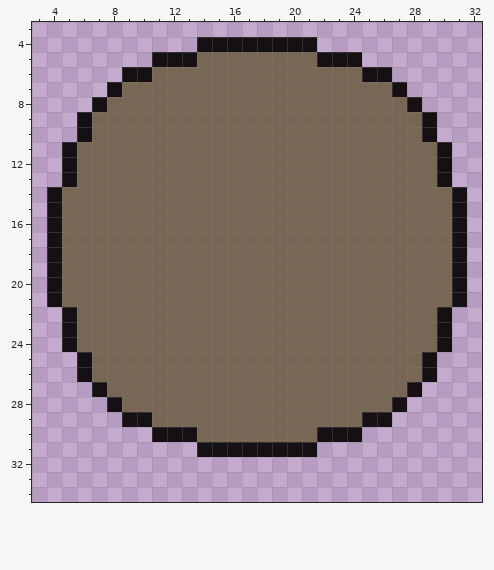
File history of a pixel-art sprite, assets/coins/diobol.png. The first picture shows the starting point.
The file is 36x36 pixels. Shown: x 3..32, y 3..34. The old version is drawn lined up with the new one, on the new canvas.
After the commit:
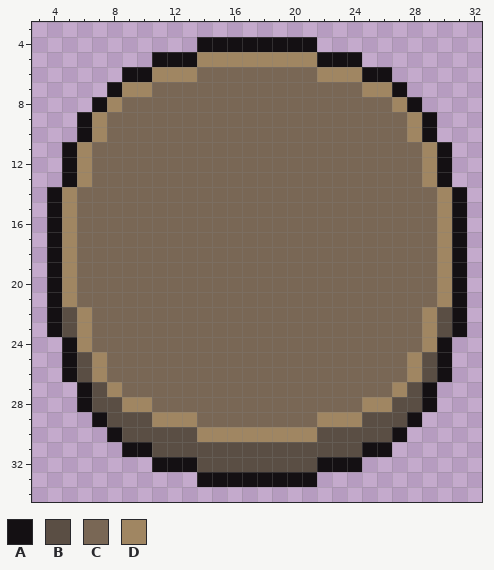
Palette (. is transparent): A #141013  B #5a4e44  C #796755  D #a08662
What changed:
canvas 36x36 -> 36x39
Changed rows in their new state; - is an unchanged pixel.
first column x 4:
 5 ----------DDDDDDDD----------
 6 -------DDD--------DDD-------
 7 -----DD--------------DD-----
 8 ----D------------------D----
 9 ---D--------------------D---
10 ---D--------------------D---
11 --D----------------------D--
12 --D----------------------D--
13 --D----------------------D--
14 -D------------------------D-
15 -D------------------------D-
16 -D------------------------D-
17 -D------------------------D-
18 -D------------------------D-
19 -D------------------------D-
20 -D------------------------D-
21 -D------------------------D-
22 ABD----------------------DBA
23 ABD----------------------DBA
24 --D----------------------D--
25 -ABD--------------------DBA-
26 -ABD--------------------DBA-
27 --ABD------------------DBA--
28 --ABBDD--------------DDBBA--
29 ---ABBBDDD--------DDDBBBA---
30 ----ABBBBBDDDDDDDDBBBBBA----
31 -----AABBBBBBBBBBBBBBAA-----
32 -------AAABBBBBBBBAAA-------
33 ----------AAAAAAAA----------
